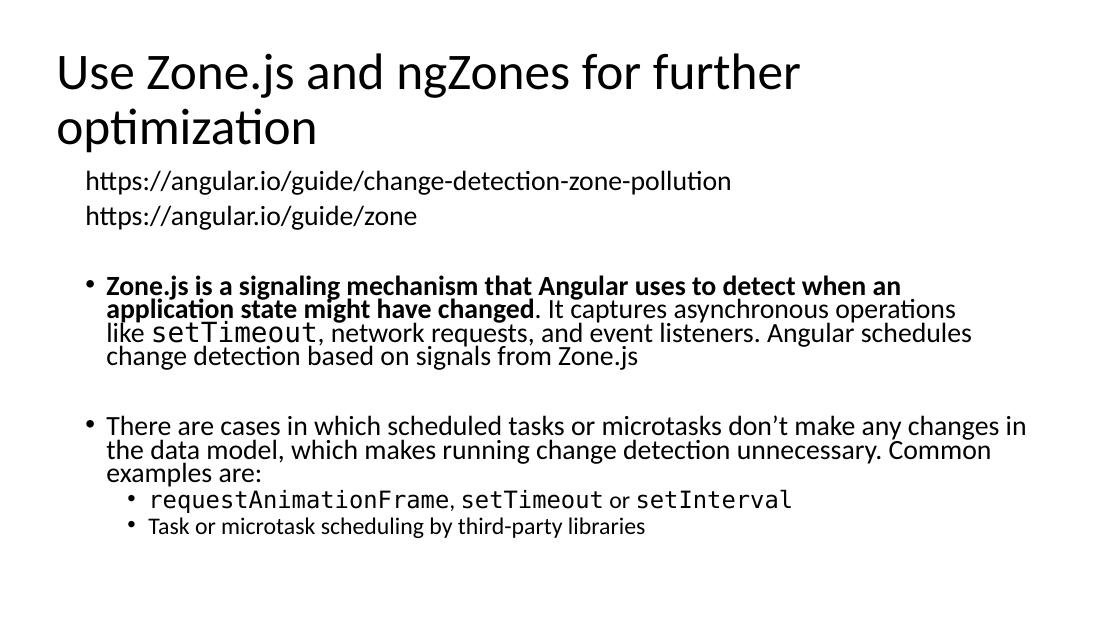
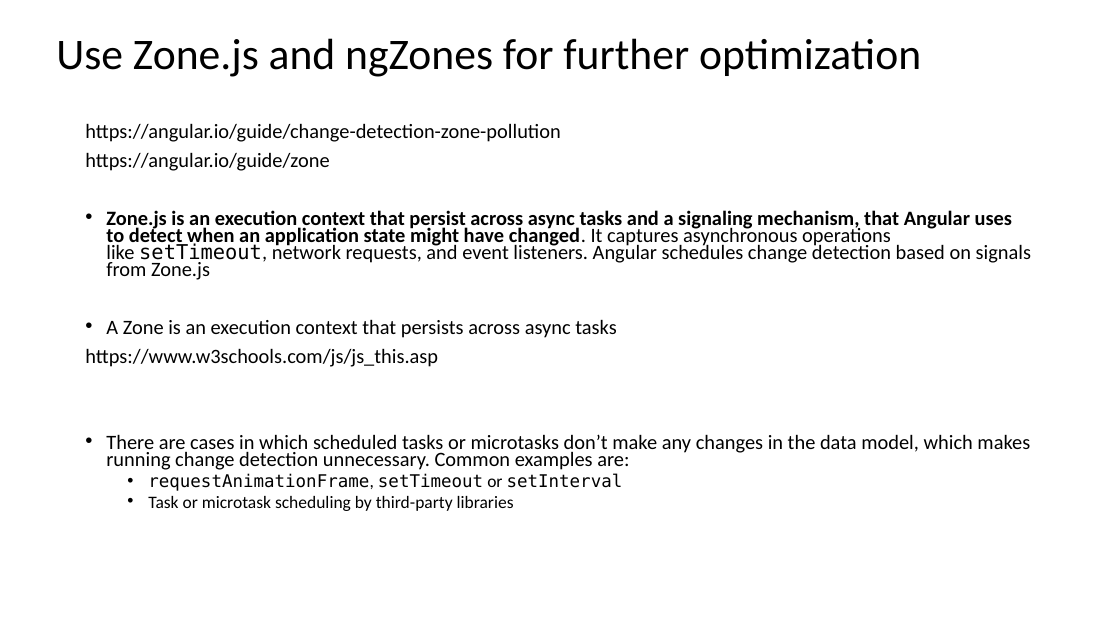
Before and after one commit to marius-oprea/onPush, a slide deck: slide 5 of presentation/Presentation.odp. Drawn at 1120x630 pixels with LibreOffice and Linux fonts; fonts in the diff are those of the drawing. Boxes give left, top, right and bottom in pixels: in the first picture for what was removed or moved away, otherwise in the second. Text is boxed around its words. In the diff, an @@ line names an element or a change of style, - is before the commit and + after.

```diff
--- a/presentation/Presentation.odp
+++ b/presentation/Presentation.odp
@@ title "Use Zone.js and ngZones for ...": place and size @@
-title "Use Zone.js and ngZones for ..." at [56,53,801,153]
+title "Use Zone.js and ngZones for ..." at [56,38,921,77]
@@ title "Use Zone.js and ngZones for ..." at [56,38,921,77]: size 44 to 37.4 pt; line spacing 0.9 to 0.8 @@
@@ text "https://angular.io/guide/change-detection-zone-pollution": place and size @@
-text "https://angular.io/guide/change-detection-zone-pollution" at [85,170,1027,538]
+text "https://angular.io/guide/change-detection-zone-pollution" at [85,123,1031,511]
@@ text at [85,123,1030,511]: size 23.8 to 17.5 pt in "https://angular.io/guide/change-detection-zone-pollution", "https://angular.io/guide/zone", "There are cases in which scheduled tasks ..."; size 20.4 to 15 pt in "requestAnimationFrame, setTimeout or setInterval", "Task or microtask scheduling by third-party libraries" @@
@@ text at [85,210,1031,367]: text changed; size 23.8 to 17.5 pt @@
-• Zone.js is a signaling mechanism that Angular uses to detect when an application state might have changed. It captures asynchronous operations like setTimeout, network requests, and event listeners. Angular schedules change detection based on signals from Zone.js
+• Zone.js is an execution context that persist across async tasks and a signaling mechanism, that Angular uses to detect when an application state might have changed. It captures asynchronous operations like setTimeout, network requests, and event listeners. Angular schedules change detection based on signals from Zone.js
+• A Zone is an execution context that persists across async tasks
+https://www.w3schools.com/js/js_this.asp
```
Also in this commit, not shown: 2 other slides changed, 1 slide added, 3 other files.
